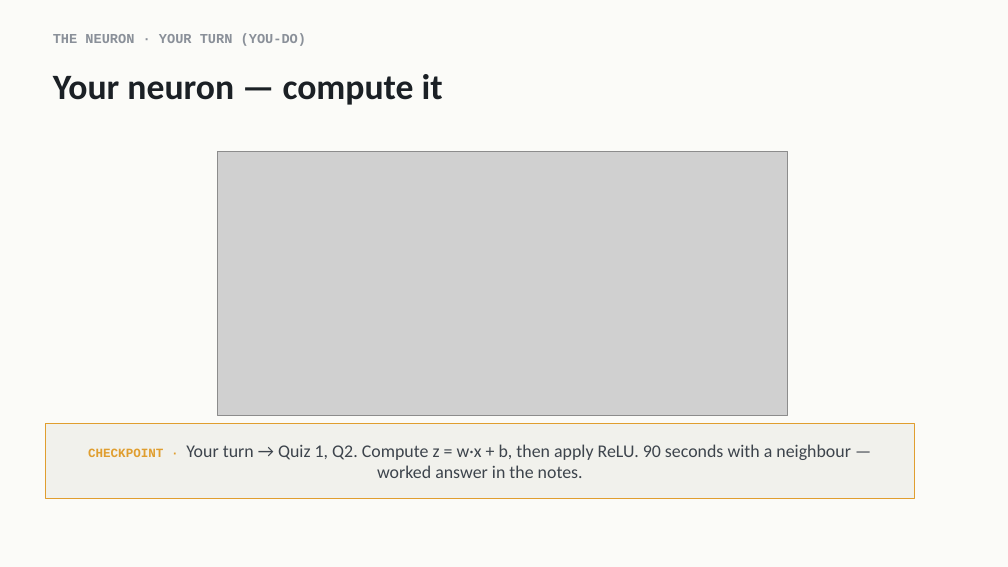
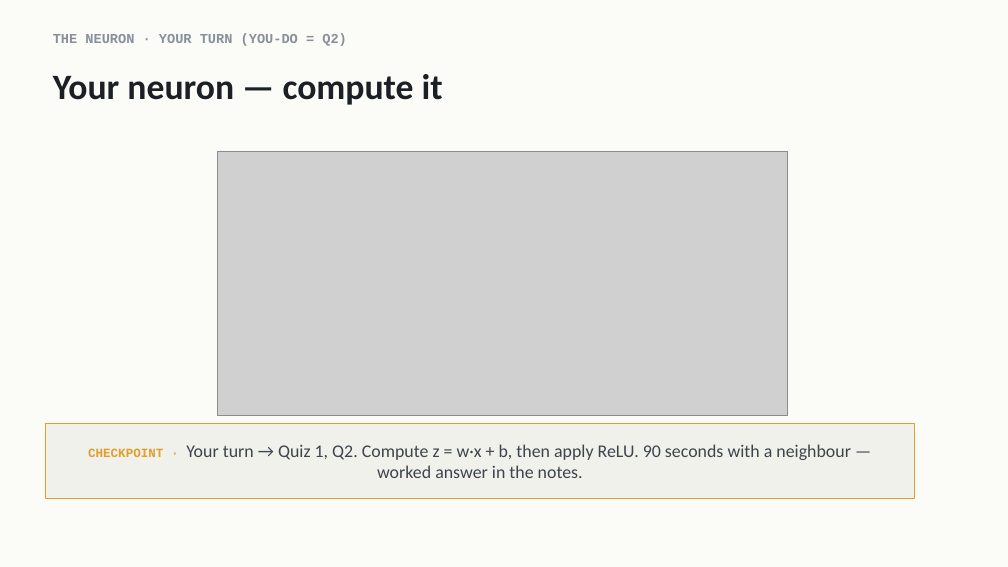
Before and after one commit to indigobio/msacl_dl_course, a slide deck: slide 16 of slides/pptx/lecture01_intro.pptx. Drawn at 1008x567 pixels with LibreOffice and Linux fonts; fonts in the diff are those of the drawing; grey boxes stand for pictures. Boxes give left, top, right and bottom in pixels: in the first picture for what was removed or moved away, otherwise in the second. Text is boxed around its words. In the diff, an @@ line names an element or a change of style, - is before the commit and + after.

```diff
--- a/slides/pptx/lecture01_intro.pptx
+++ b/slides/pptx/lecture01_intro.pptx
@@ text at (53,33,347,46): text changed @@
-THE NEURON · YOUR TURN (YOU-DO)
+THE NEURON · YOUR TURN (YOU-DO = Q2)
```
Also in this commit, not shown: 1 other slide changed, 5 other files.
